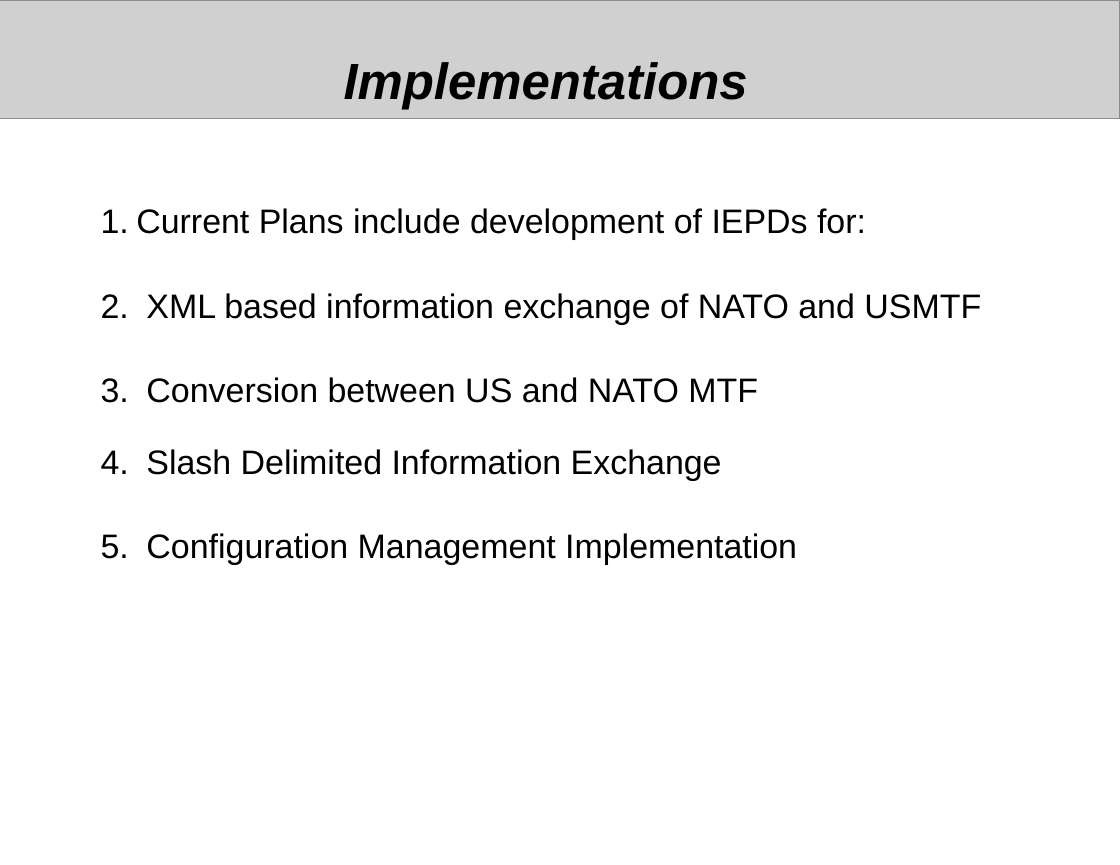
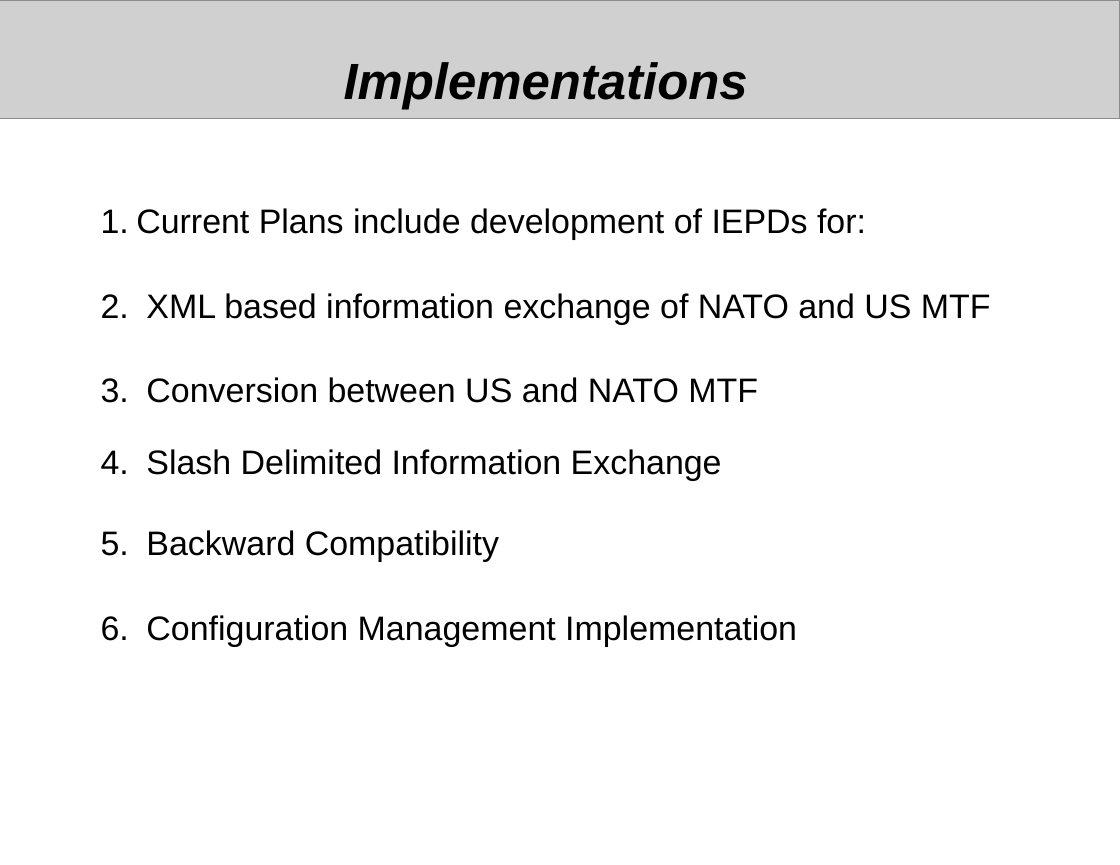
Before and after one commit to mil-oss/MTFXML, a slide deck: slide 5 of NCDF_MTF/Doc/NATO_MTF_NCDF.odp (slide 4 before the commit). Drawn at 1120x865 pixels with LibreOffice and Linux fonts; fonts in the diff are those of the drawing; grey boxes stand for pictures. Boxes give left, top, right and bottom in pixels: in the first picture for what was removed or moved away, otherwise in the second. Text is boxed around its words. In the diff, an @@ line names an element or a change of style, - is before the commit and + after.

```diff
--- a/NCDF_MTF/Doc/NATO_MTF_NCDF.odp
+++ b/NCDF_MTF/Doc/NATO_MTF_NCDF.odp
@@ text at (146,293,991,324): spaces changed @@
-2. XML based information exchange of NATO and USMTF
+2. XML based information exchange of NATO and US MTF
@@ text at (146,530,499,562): paragraph added @@
+5. Backward Compatibility
```
Also in this commit, not shown: 3 other slides changed, 1 slide added, 1 slide removed, 4 other files.
